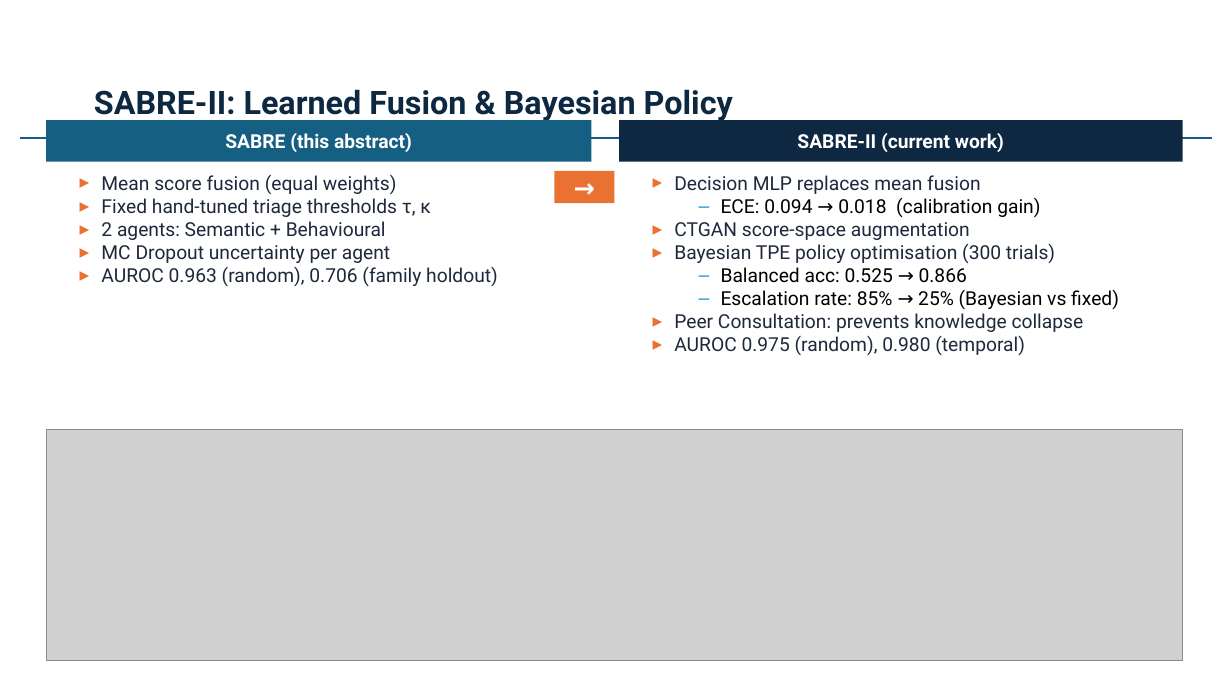
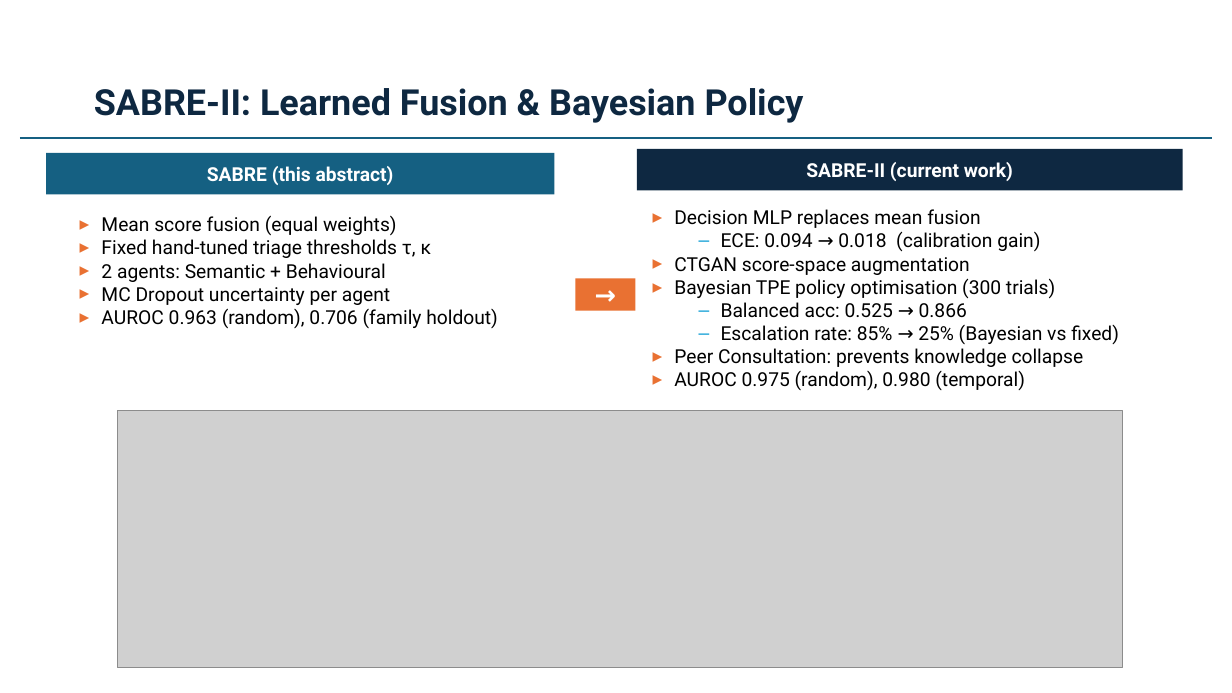
Before and after one commit to Henrinnes/Agentic_SABRE, a slide deck: slide 9 of SABRE_CRANE_SIG_2026.pptx (slide 8 before the commit). Drawn at 1232x693 pixels with LibreOffice and Linux fonts; fonts in the diff are those of the drawing; grey boxes stand for pictures. Boxes give left, top, right and bottom in pixels: in the first picture for what was removed or moved away, otherwise in the second. Text is boxed around its words. In the diff, an @@ line names an element or a change of style, - is before the commit and + after.

```diff
--- a/SABRE_CRANE_SIG_2026.pptx
+++ b/SABRE_CRANE_SIG_2026.pptx
@@ title "SABRE-II: Learned Fusion & Bayesian ..." at bbox=[94, 88, 804, 123]: size 25.2 to 28 pt @@
@@ rectangle "SABRE-II (current work)": place and size @@
-rectangle "SABRE-II (current work)" at bbox=[619, 120, 1183, 162]
+rectangle "SABRE-II (current work)" at bbox=[637, 149, 1183, 190]
@@ rectangle "SABRE (this abstract)": place and size @@
-rectangle "SABRE (this abstract)" at bbox=[46, 120, 592, 162]
+rectangle "SABRE (this abstract)" at bbox=[46, 152, 555, 194]
@@ text "Mean score fusion (equal weights)": place and size @@
-text "Mean score fusion (equal weights)" at bbox=[101, 175, 498, 286]
+text "Mean score fusion (equal weights)" at bbox=[101, 215, 498, 328]
@@ text "Mean score fusion (equal weights)" at bbox=[101, 215, 498, 328]: text colour #1E293B to #000000 @@
@@ text "Decision MLP replaces mean fusion": place and size @@
-text "Decision MLP replaces mean fusion" at bbox=[674, 175, 1119, 355]
+text "Decision MLP replaces mean fusion" at bbox=[674, 209, 1119, 390]
@@ text at bbox=[674, 209, 1084, 390]: text colour #1E293B to #000000 in "Decision MLP replaces mean fusion", "CTGAN score-space augmentation", "Bayesian TPE policy optimisation (300 trials)", "Peer Consultation: prevents knowledge collapse" and 1 more places @@
@@ rectangle "→": place and size @@
-rectangle "→" at bbox=[555, 171, 615, 203]
+rectangle "→" at bbox=[576, 278, 636, 311]
@@ picture: place and size @@
-picture at bbox=[46, 430, 1183, 661]
+picture at bbox=[117, 410, 1122, 668]
```
Also in this commit, not shown: 7 other slides changed, 2 slides added.
